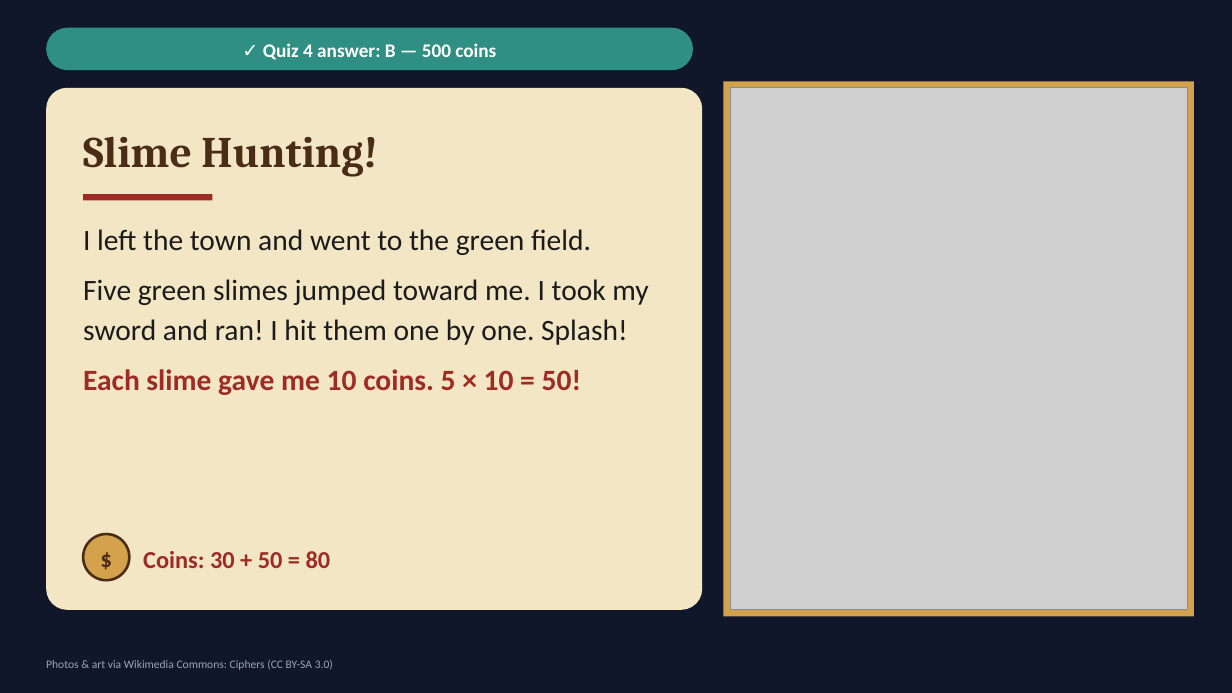
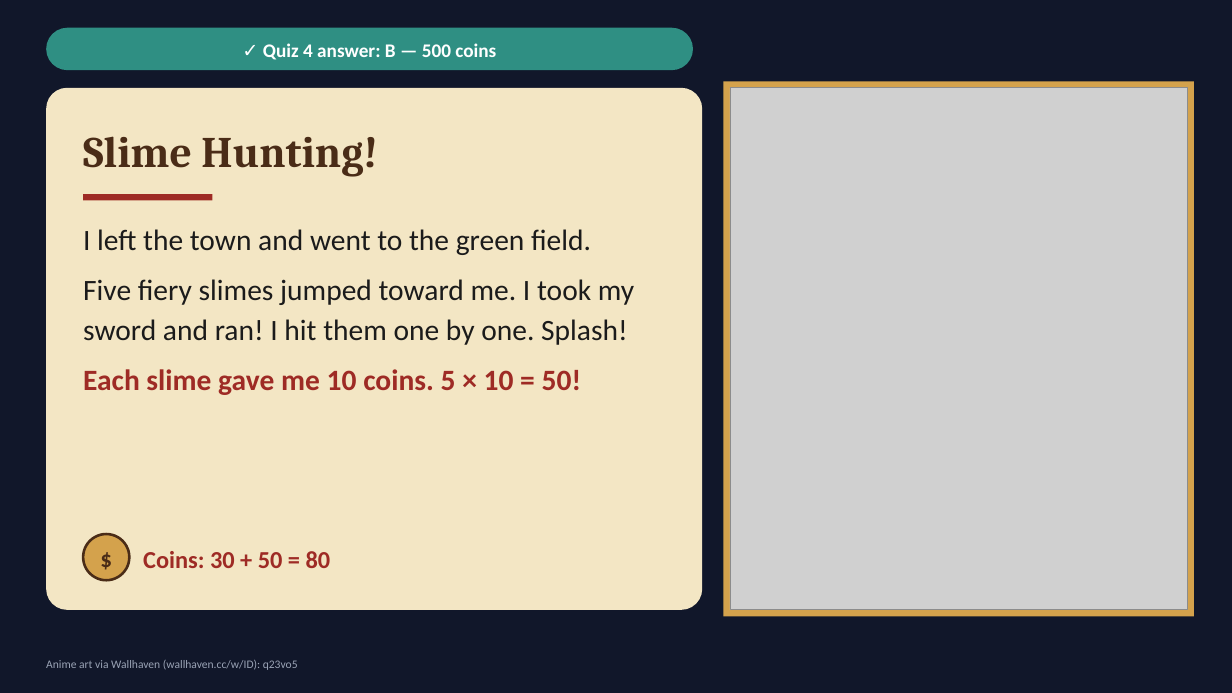
Before and after one commit to choivoo/-, a slide deck: slide 11 of Seonpig_Isekai_Adventure_Grade6_English_20slides.pptx. Drawn at 1232x693 pixels with LibreOffice and Linux fonts; fonts in the diff are those of the drawing; grey boxes stand for pictures. Boxes give left, top, right and bottom in pixels: in the first picture for what was removed or moved away, otherwise in the second. Text is boxed around its words. In the diff, an @@ line names an element or a change of style, - is before the commit and + after.

```diff
--- a/Seonpig_Isekai_Adventure_Grade6_English_20slides.pptx
+++ b/Seonpig_Isekai_Adventure_Grade6_English_20slides.pptx
@@ text at [83,279,634,345]: text changed @@
-Five green slimes jumped toward me. I took my sword and ran! I hit them one by one. Splash!
+Five fiery slimes jumped toward me. I took my sword and ran! I hit them one by one. Splash!
@@ text at [46,660,298,670]: text changed @@
-Photos & art via Wikimedia Commons: Ciphers (CC BY-SA 3.0)
+Anime art via Wallhaven (wallhaven.cc/w/ID): q23vo5
```
Also in this commit, not shown: 19 other slides changed.
